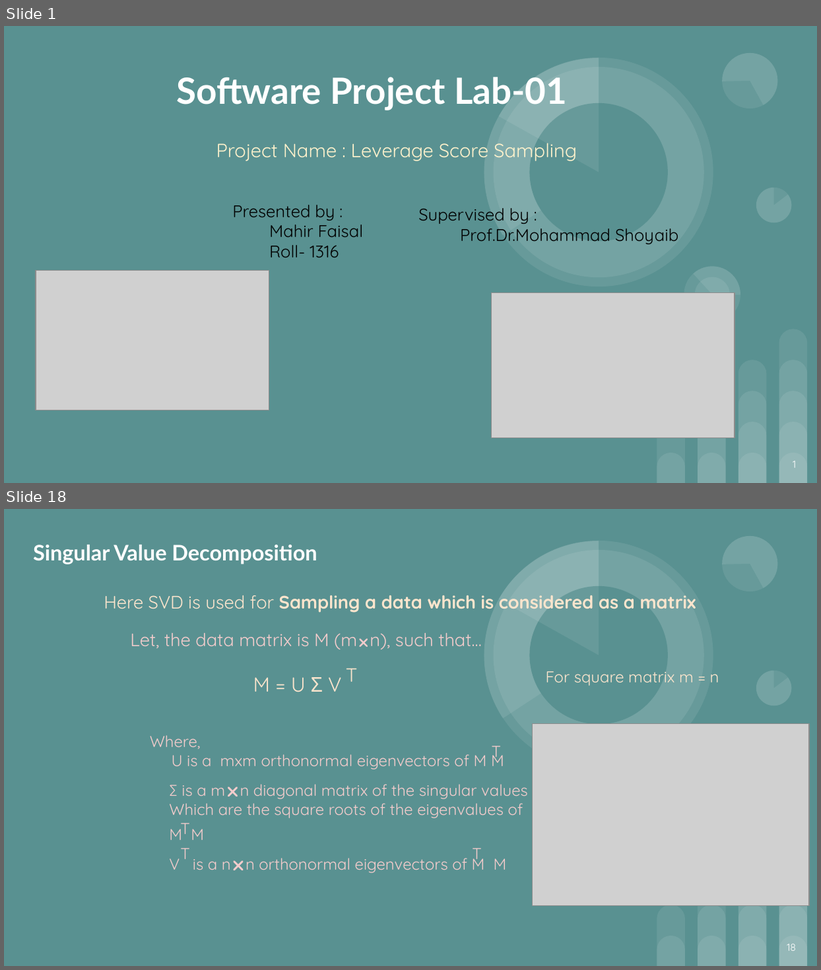
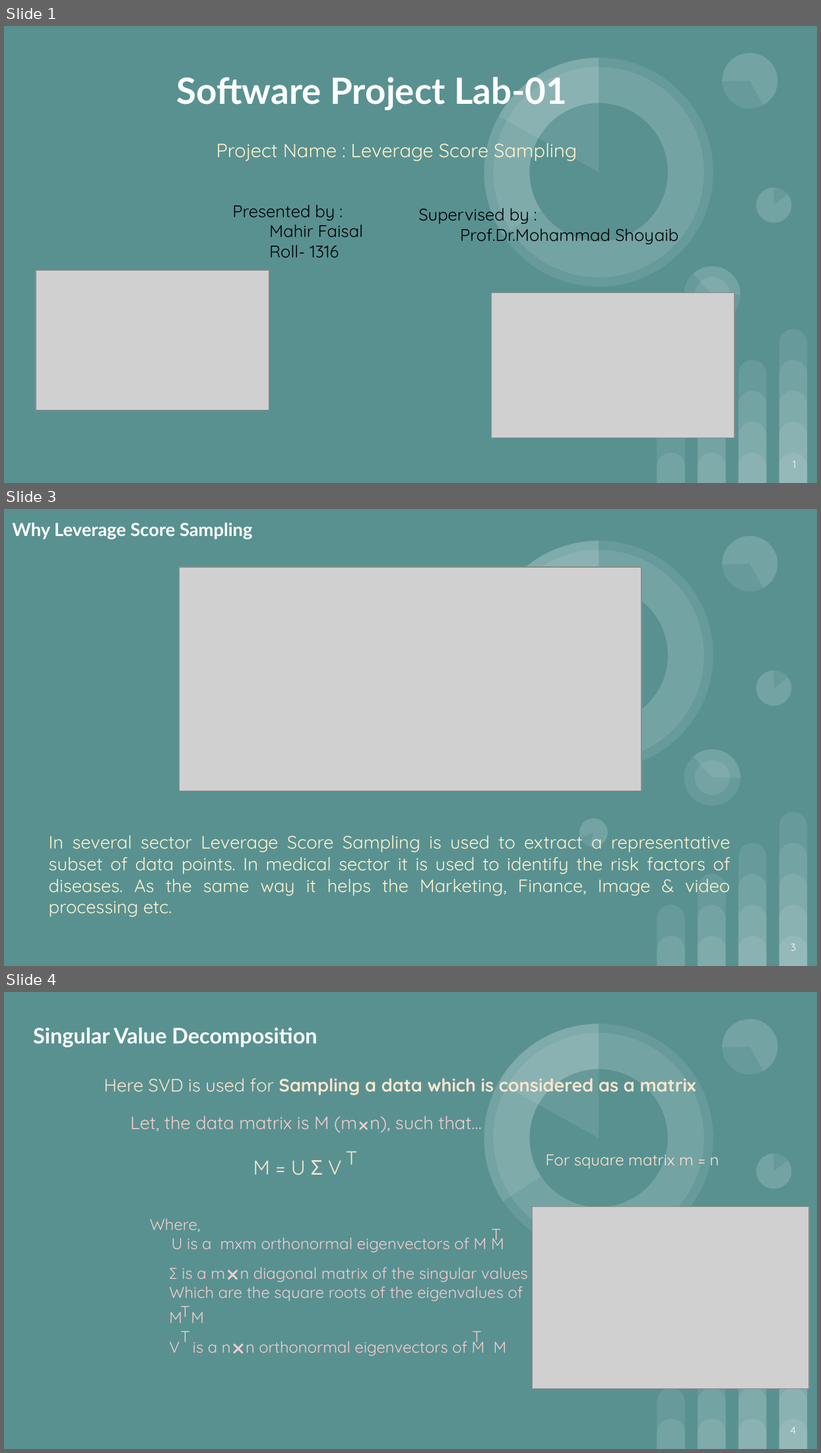
Before and after one commit to Juriez/SPL-1, a slide deck: Final Slide.pptx. Shown one above the other, each under a label of ours: slides 1 and 18 before the commit, slides 1, 3 and 4 after it; the slides between them are not shown. The pictures are 821x970 and 821x1453 pixels, drawn with LibreOffice and Linux fonts; fonts in the diff are those of the drawing; grey boxes stand for pictures. Boxes give left, top, right and bottom in pixels: in the first picture for what was removed or moved away, otherwise in the second. Text is boxed around its words. In the diff, an @@ line names an element or a change of style, - is before the commit and + after.

```diff
--- a/Final Slide.pptx
+++ b/Final Slide.pptx
@@ slide 3 added at [4, 509, 817, 966], background #599191; not listed: 26 template elements that a slide beside it also shows @@
@@ title added at [12, 522, 253, 539], 16 pt, text #FFFFFF, bold @@
+Why Leverage Score Sampling
@@ picture added at [180, 568, 642, 792] @@
@@ ellipse added at [576, 815, 612, 851], fill #FFFFFF at 9% opacity @@
@@ pie slice (boxed as its full ellipse) added at [576, 815, 612, 851], fill #FFFFFF at 9% opacity @@
@@ subtitle added at [49, 836, 731, 918], 16 pt, text #FFF2CC @@
+In several sector Leverage Score Sampling is used to extract a representative subset of data points. In medical sector it is used to identify the risk factors of diseases. As the same way it helps the Marketing, Finance, Image & video processing etc.
@@ page number added at [791, 944, 796, 951], 9 pt, text #FFFFFF @@
+3
@@ what was slide 18 is now slide 4 @@
@@ page number at [791, 1427, 797, 1434]: text changed @@
-18
+4
```
Also in this commit, not shown: 13 slides changed, 4 slides removed.
